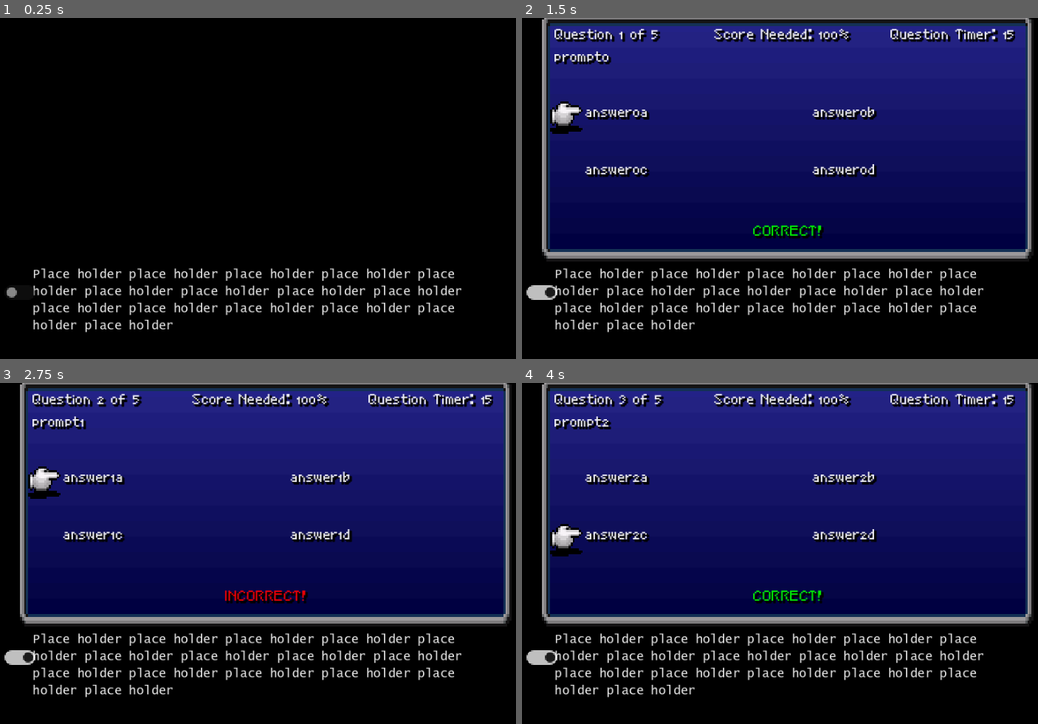
Above: before the commit, frames 1-4 (two rows, left to right).
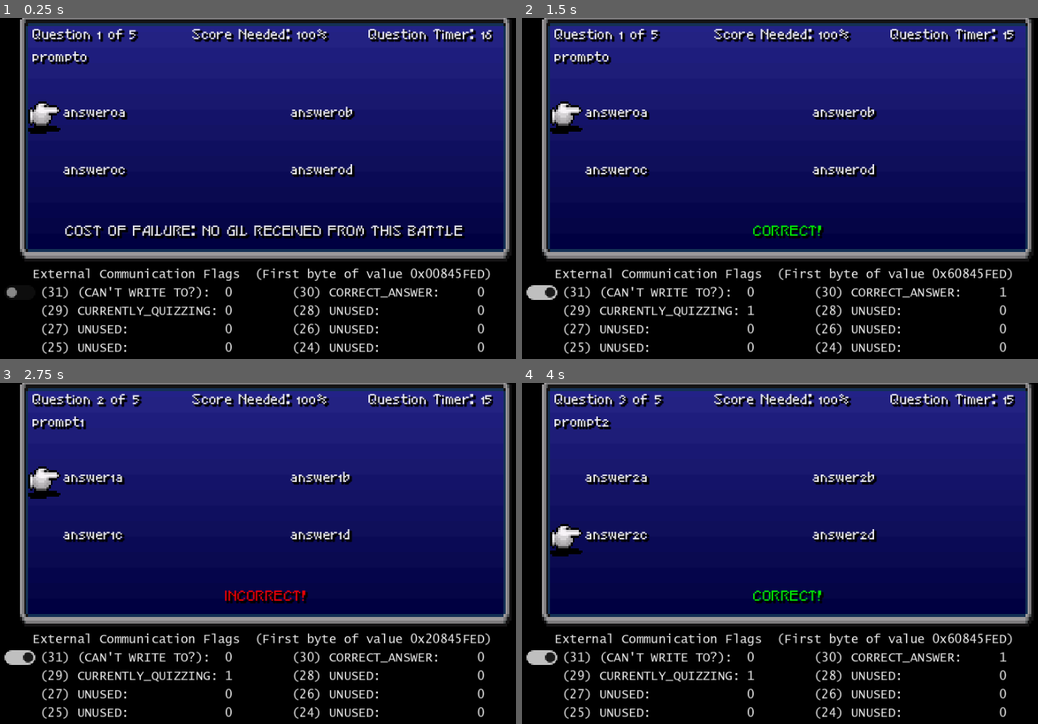
Above: after the commit, the same moments.

Repository: auburnbit/mificat
Game: Godot game, scene res://node_2d.tscn
The game is run twice, just before and just after one commit, with the same random seed, the same clock (stepped at 60 frames per second) and the same inputs.
Inputs (mouse positions are in pixels of both pictures, inside the frame that each line leads up to):
- Up to frame 1 (0.25 s): no input
- Up to frame 2 (1.5 s): click (542, 290) at 0.5 s; tap Enter (ui_accept) at 1.25 s; hold Right (ui_right) from 1.28 s (still down)
- Up to frame 3 (2.75 s): tap Enter (ui_accept) at 1.52, 2, 2.27 s; release Right (ui_right) at 2.03 s; hold Down (ui_down) from 2.03 s (still down)
- Up to frame 4 (4 s): tap Enter (ui_accept) at 2.75, 3.77 s; release Down (ui_down) at 2.78 s; hold Right (ui_right) 2.78-3.53 s; hold Up (ui_up) from 3.53 s (still down)

The runs differ from the first frame. In frame 1, 69% of the frame differs, in the area x 3-99%, y 0-99%; in frame 2, 5.0%; in frame 3, 5.0%; in frame 4, 5.0%.

Commit message:
Removed separate threads from mificat.py

Diff:
--- a/quiz-program/default_bus_layout.tres
+++ b/quiz-program/default_bus_layout.tres
@@ -1,4 +1,4 @@
 [gd_resource type="AudioBusLayout" format=3 uid="uid://bka6ut43acpdq"]
 
 [resource]
-bus/0/volume_db = -18.9844
+bus/0/volume_db = -14.0622
--- a/quiz-program/node_2d.gd
+++ b/quiz-program/node_2d.gd
@@ -1,4 +1,6 @@
 extends Node2D
+
+#TODO: CHANGE "SCORE NEEDED" BACK TO OLD COLOR AFTER DONE
 
 const FLAG_31 = 0b10000000000000000000000000000000
 const FLAG_30 = 0b01000000000000000000000000000000
--- a/quiz-program/node_2d.tscn
+++ b/quiz-program/node_2d.tscn
@@ -19,7 +19,6 @@
 scale = Vector2(0.925, 0.925)
 
 [node name="Primary" type="Node2D" parent="Quiz"]
-visible = false
 
 [node name="Background" type="Sprite2D" parent="Quiz/Primary"]
 modulate = Color(1, 1, 1, 0.607843)
Not shown: 1 places in quiz-program/node_2d.tscn that only renumber resources
Not shown, added: backup/mificat_working_022223.py
Not shown, changed: mificat.py
